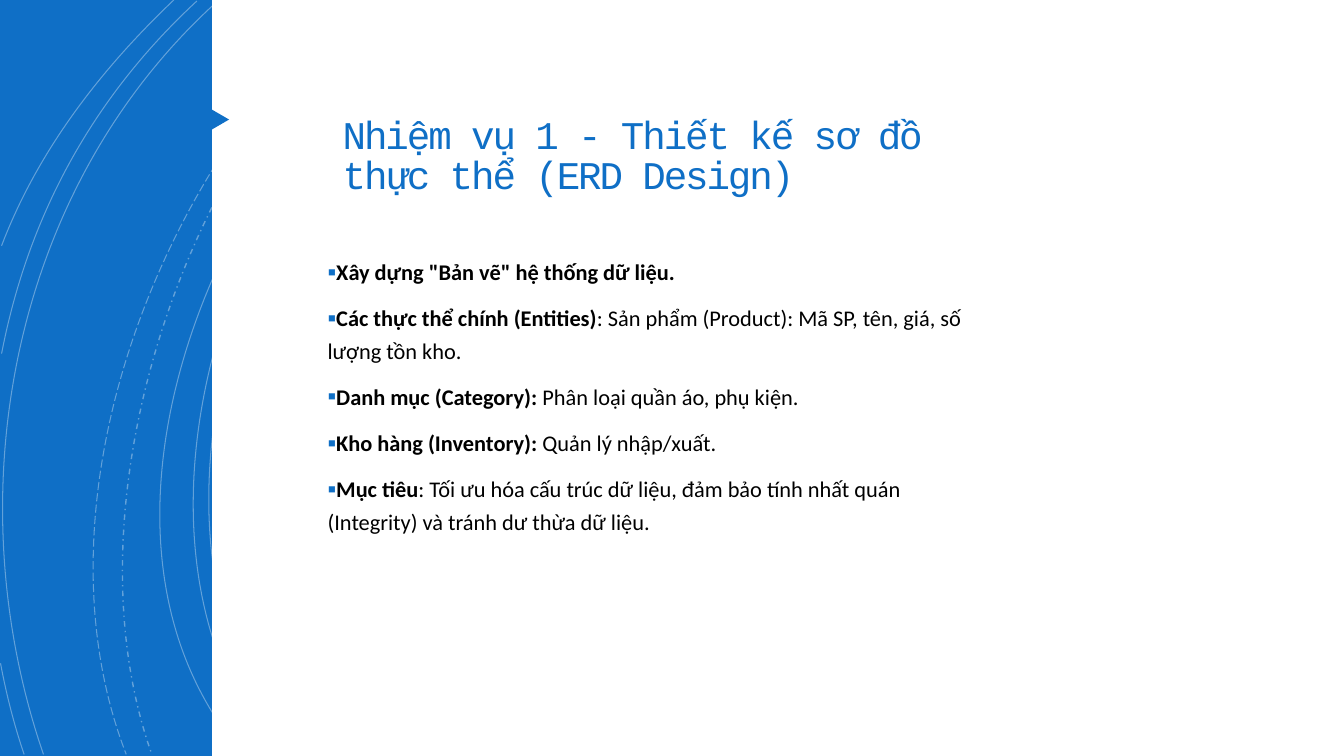
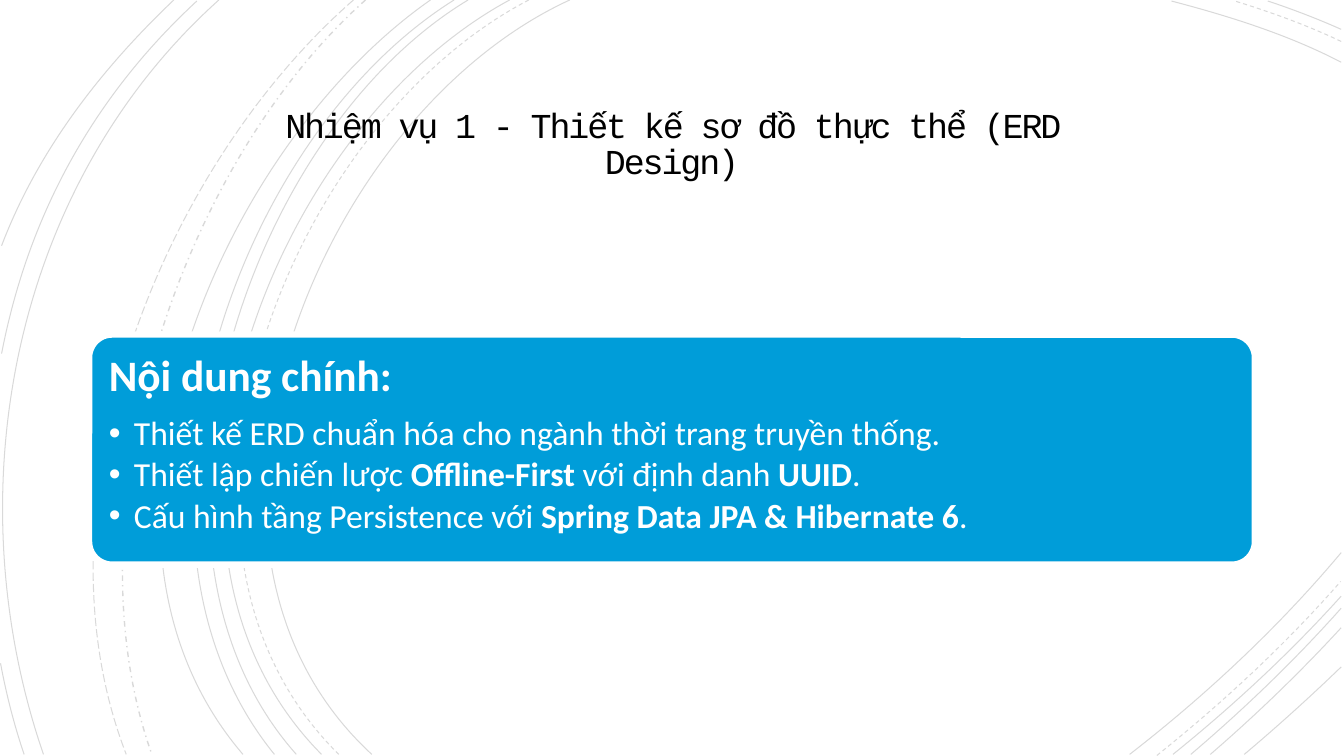
Before and after one commit to SokKimThanh/erp-smart-fashion-mini, a slide deck: slide 2 of programing/Tuần 2 Thiết kế ERD & Kết nối MySQL với Spring Data JPA/[SmartFashion ERP] Tập 4 Thiết kế ERD & Kết nối MySQL với Spring Data JPA (Tuần 2).pptx. Drawn at 1344x756 pixels with LibreOffice and Linux fonts; fonts in the diff are those of the drawing. Boxes give left, top, right and bottom in pixels: in the first picture for what was removed or moved away, otherwise in the second. Text is boxed around its words. In the diff, an @@ line names an element or a change of style, - is before the commit and + after.

```diff
--- a/programing/Tuần 2 Thiết kế ERD & Kết nối MySQL với Spring Data JPA/[SmartFashion ERP] Tập 4 Thiết kế ERD & Kết nối MySQL với Spring Data JPA (Tuần 2).pptx
+++ b/programing/Tuần 2 Thiết kế ERD & Kết nối MySQL với Spring Data JPA/[SmartFashion ERP] Tập 4 Thiết kế ERD & Kết nối MySQL với Spring Data JPA (Tuần 2).pptx
@@ rectangle: place and size @@
-rectangle at box(212, 0, 1344, 756)
+rectangle at box(0, 0, 1344, 756)
@@ rectangle removed at box(0, 0, 1344, 756) @@
@@ outline #FFFFFF 0.75 pt to #000000 0.75 pt in 11 elements at box(144, 0, 570, 754), box(1172, 1, 1341, 63), box(111, 0, 510, 754), box(1268, 1, 1342, 29), box(111, 0, 469, 754), box(98, 0, 454, 754), box(53, 0, 431, 754), box(0, 0, 219, 754), box(2, 1, 198, 354), box(1, 663, 24, 754), box(2, 0, 174, 246) @@
@@ outline #FFFFFF 0.75 pt dashed to #000000 0.75 pt dashed in 4 elements at box(124, 0, 529, 754), box(1235, 1, 1341, 41), box(1157, 582, 1341, 756), box(29, 0, 354, 754) @@
@@ freeform shape at box(66, 0, 365, 754): outline #FFFFFF 1 pt dashed to #000000 1 pt dashed @@
@@ title "Nhiệm vụ 1 - Thiết ...": place and size @@
-title "Nhiệm vụ 1 - Thiết ..." at box(343, 121, 923, 197)
+title "Nhiệm vụ 1 - Thiết ..." at box(285, 114, 1062, 182)
@@ title "Nhiệm vụ 1 - Thiết ..." at box(285, 114, 1062, 182): size 28 to 25 pt, text colour #0F6FC6 to #000000; alignment left to centre; vertical alignment top to middle @@
@@ triangle removed at box(201, 102, 229, 136) @@
@@ text removed at box(328, 263, 961, 534) @@
-▪ Xây dựng "Bản vẽ" hệ thống dữ liệu.
-▪ Các thực thể chính (Entities): Sản phẩm (Product): Mã SP, tên, giá, số lượng tồn kho.
-▪ Danh mục (Category): Phân loại quần áo, phụ kiện.
-▪ Kho hàng (Inventory): Quản lý nhập/xuất.
-▪ Mục tiêu: Tối ưu hóa cấu trúc dữ liệu, đảm bảo tính nhất quán (Integrity) và tránh dư thừa dữ liệu.
@@ rounded rectangle added at box(89, 335, 1255, 565), fill #009DD9, outline #FFFFFF 4.6 pt @@
@@ text added at box(109, 360, 968, 534), 24 pt, text #FFFFFF @@
+Nội dung chính:
+  • Thiết kế ERD chuẩn hóa cho ngành thời trang truyền thống.
+  • Thiết lập chiến lược Offline-First với định danh UUID.
+  • Cấu hình tầng Persistence với Spring Data JPA & Hibernate 6.
@@ freeform shape added at box(1211, 628, 1342, 755), outline #000000 0.75 pt @@
@@ freeform shape added at box(1244, 667, 1341, 755), outline #000000 0.75 pt @@
@@ group added at box(1130, 553, 1342, 755): 5 freeform shapes @@
```
Also in this commit, not shown: 1 other slide changed, 4 slides added, 2 slides removed, 15 other files.
